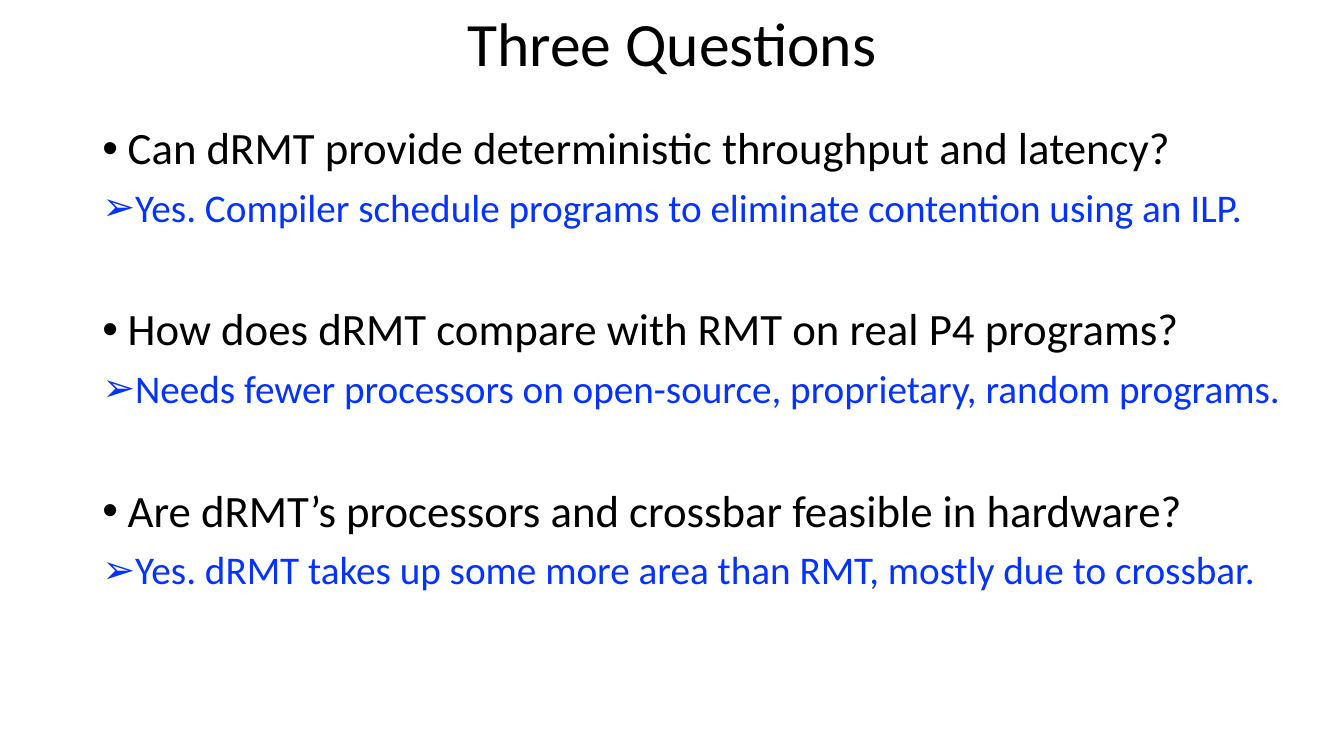
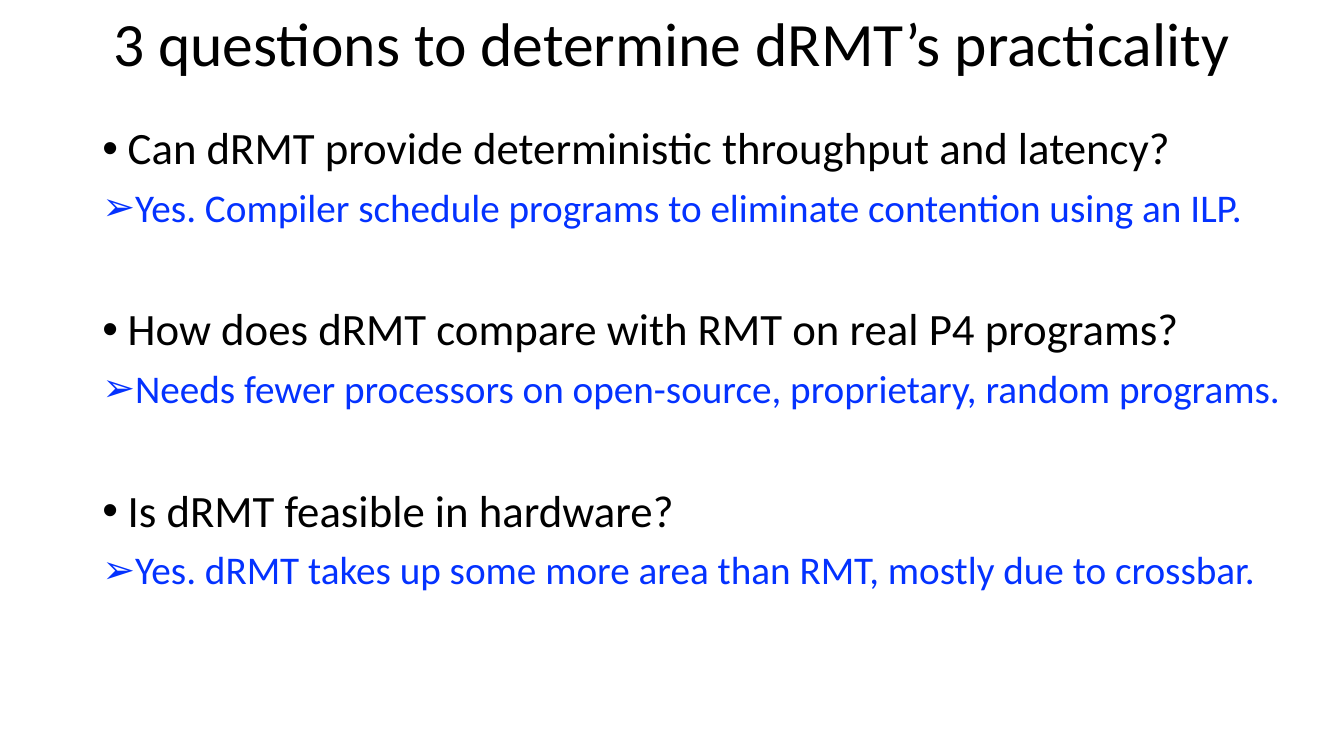
Before and after one commit to anirudhSK/drmt_talk, a slide deck: slide 11 of drmt_sigcomm.pptx. Drawn at 1344x756 pixels with LibreOffice and Linux fonts; fonts in the diff are those of the drawing. Boxes give left, top, right and bottom in pixels: in the first picture for what was removed or moved away, otherwise in the second. Text is boxed around its words. In the diff, an @@ line names an element or a change of style, - is before the commit and + after.

Commit message:
CHange titles to non-tile case

```diff
--- a/drmt_sigcomm.pptx
+++ b/drmt_sigcomm.pptx
@@ title at (113,23,1229,76): text changed @@
-Three Questions
+3 questions to determine dRMT’s practicality
@@ text at (128,496,674,528): text changed @@
-• Are dRMT’s processors and crossbar feasible in hardware?
+• Is dRMT feasible in hardware?
```
Also in this commit, not shown: 20 other slides changed.
